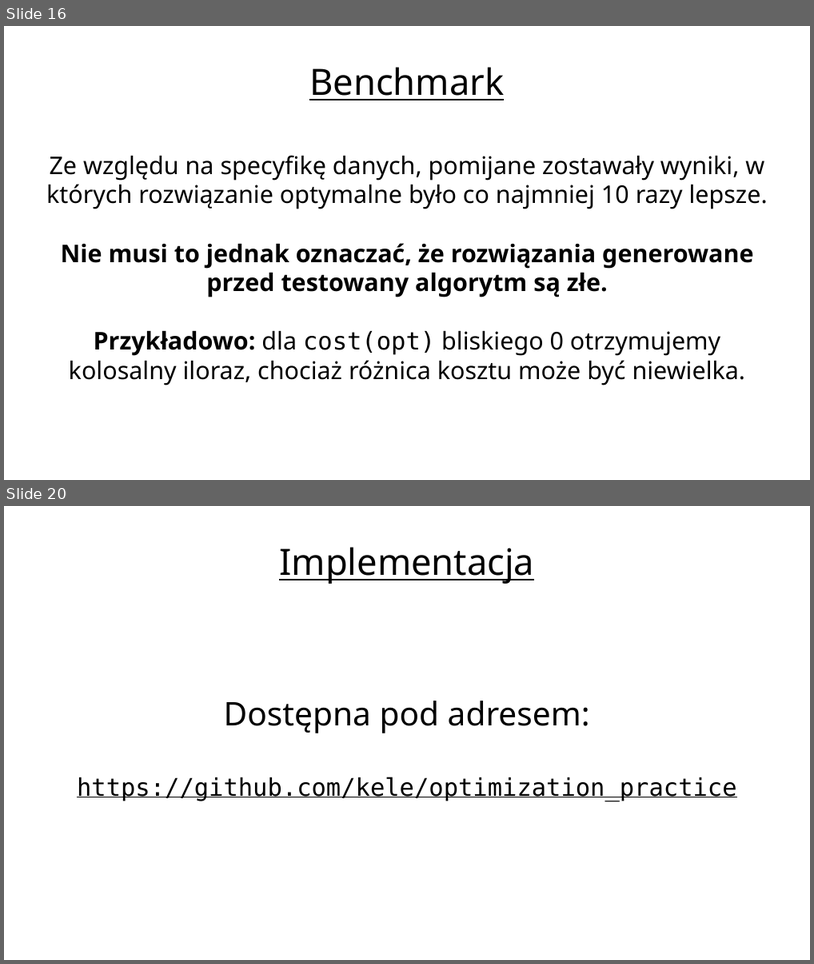
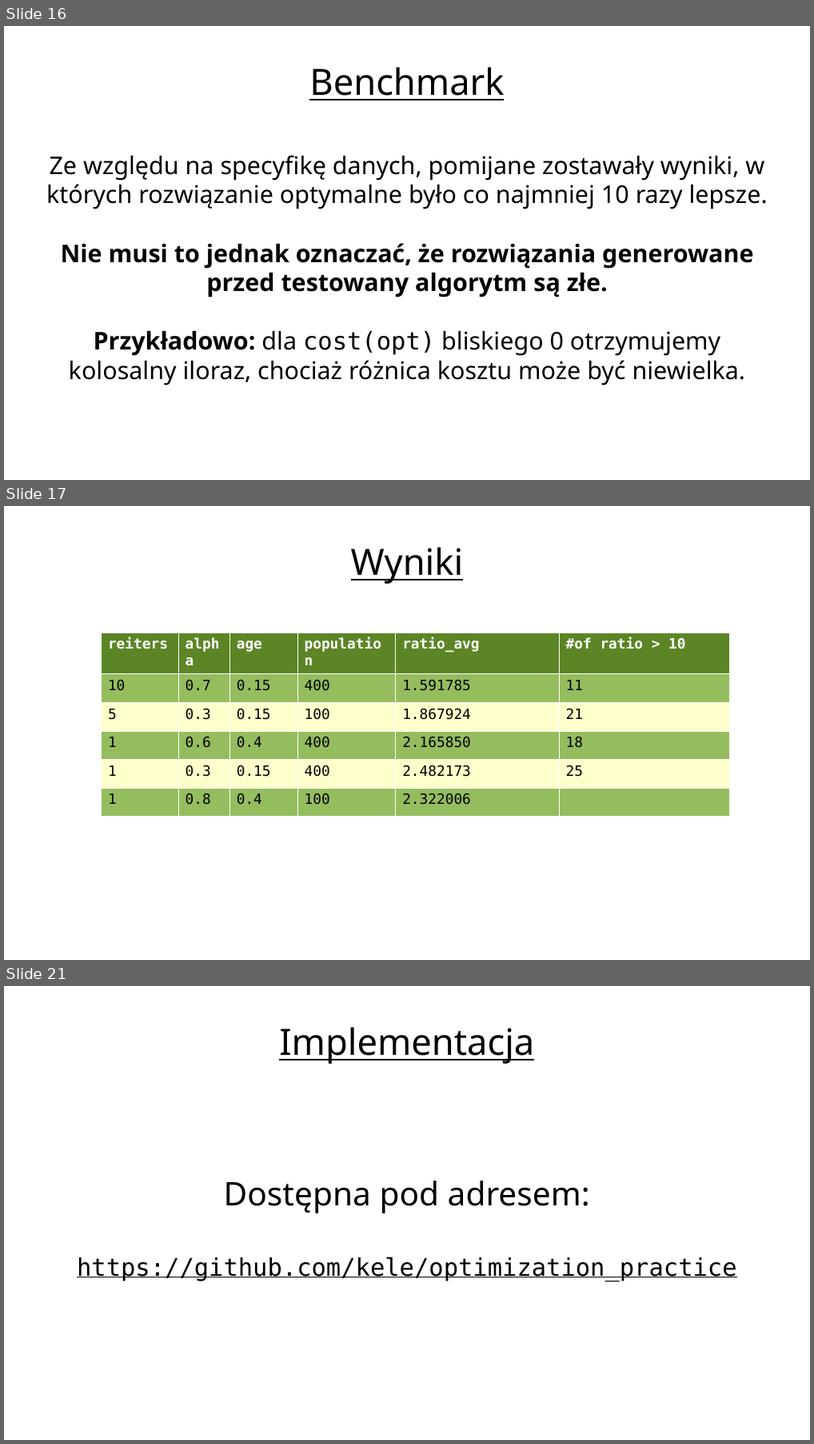
Before and after one commit to kele/metaheur_population_based, a slide deck: pres.odp. Shown one above the other, each under a label of ours: slides 16 and 20 before the commit, slides 16, 17 and 21 after it; the slides between them are not shown. The pictures are 814x964 and 814x1444 pixels, drawn with LibreOffice and Linux fonts; fonts in the diff are those of the drawing; background and template pictures are left out. Boxes give left, top, right and bottom in pixels: in the first picture for what was removed or moved away, otherwise in the second. Text is boxed around its words. In the diff, an @@ line names an element or a change of style, - is before the commit and + after.

Commit message:
Done!

```diff
--- a/pres.odp
+++ b/pres.odp
@@ slide 17 added at (x1=4, y1=506, x2=810, y2=960), background picture (left out) @@
@@ title added at (x1=351, y1=547, x2=464, y2=584), 35.7 pt, text #000000, underline @@
+Wyniki
@@ table added at (x1=101, y1=632, x2=730, y2=815), 6 rows, 6 columns @@
+reiters | alpha | age | population | ratio_avg | #of ratio > 10
+10 | 0.7 | 0.15 | 400 | 1.591785 | 11
+5 | 0.3 | 0.15 | 100 | 1.867924 | 21
+1 | 0.6 | 0.4 | 400 | 2.165850 | 18
+1 | 0.3 | 0.15 | 400 | 2.482173 | 25
+1 | 0.8 | 0.4 | 100 | 2.322006 | 
@@ what was slide 20 is now slide 21 @@
```
Also in this commit, not shown: 1 slide changed, 2 other slides added, 2 slides removed.
